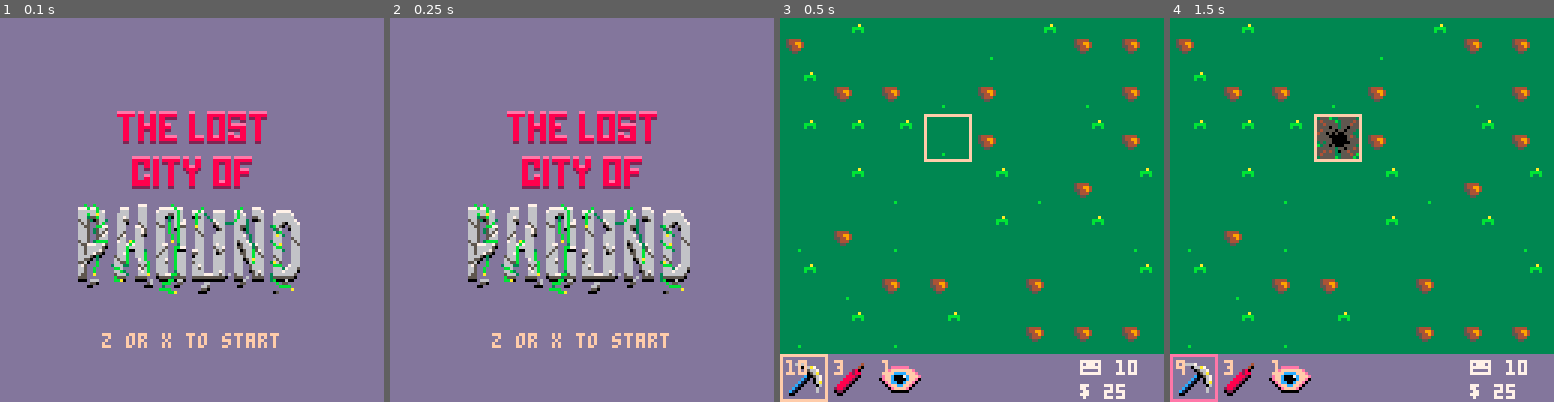
Above: before the commit, frames 1-4 (left to right).
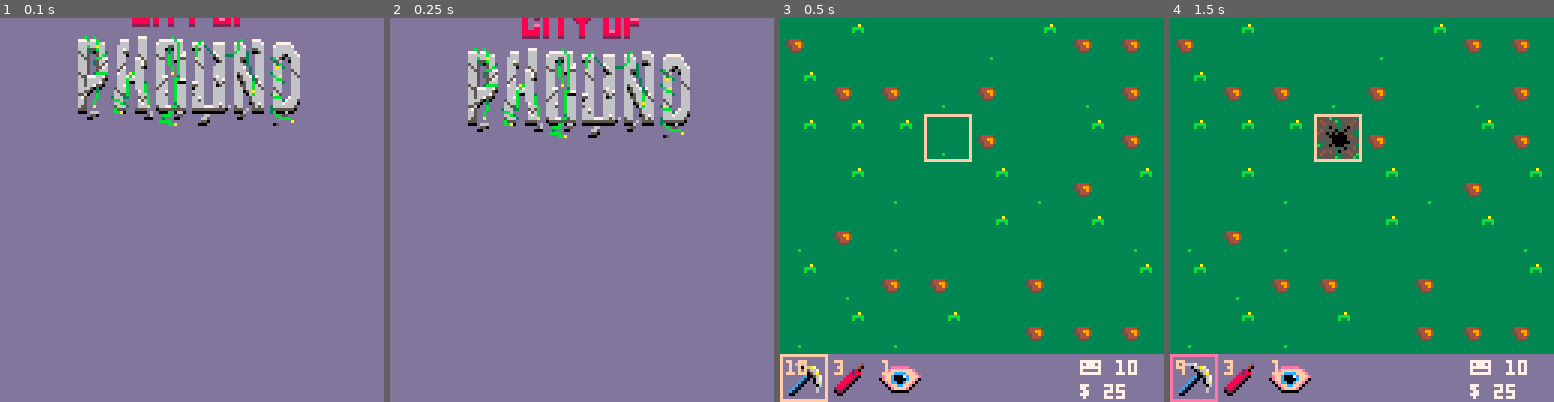
Above: after the commit, the same moments.

Repository: seanpackham/lost-and-found
Game: PICO-8 cartridge main.p8
The game is run twice, just before and just after one commit, with the same random seed, the same clock (stepped at 60 frames per second) and the same inputs.
Inputs:
- Up to frame 1 (0.1 s): no input
- Up to frame 2 (0.25 s): no input
- Up to frame 3 (0.5 s): tap X (X key) at 0.33 s
- Up to frame 4 (1.5 s): tap O (Z key) at 0.7 s; tap X (X key) at 1.07 s

The runs differ from the first frame. In frame 1, 19% of the frame differs, in the area x 20-79%, y 0-86%; in frame 2, 19%; in frame 3, nothing differs; in frame 4, nothing differs.

Commit message:
title animation

Diff:
--- a/main.p8
+++ b/main.p8
@@ -3,17 +3,27 @@
 __lua__
 
 title = {
+	y = -30,
+	bob = 0,
+
 	update = function()
 		if btn(4) or btn(5) then state = game end
+
+		title.y = clamp(title.y + 1, -30, 28)
+
+		title.bob += 0.01
 	end,
 
 	draw = function()
 		cls(13)
 
-		sspr(0, 64, 52, 32, 38, 28)
-		sspr(52, 64, 76, 32, 24, 60)
-
-		print("z or x to start", 34, 105, 15)
+		sspr(0, 64, 52, 32, 38, title.y)
+		sspr(52, 64, 76, 32, 24, title.y + 30)
+
+		if title.y == 28 then
+			print("z or x to start", 34, 105 + sin(title.bob) * 2, 15)
+		end
+
 	end
 }
 
